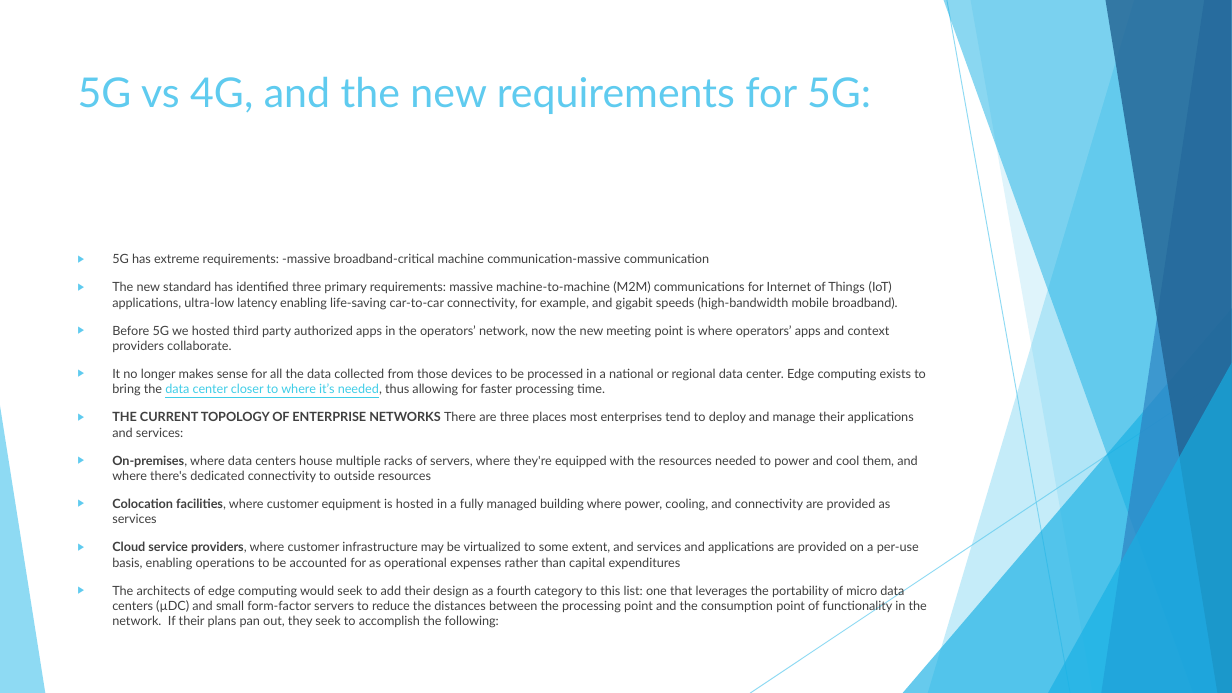
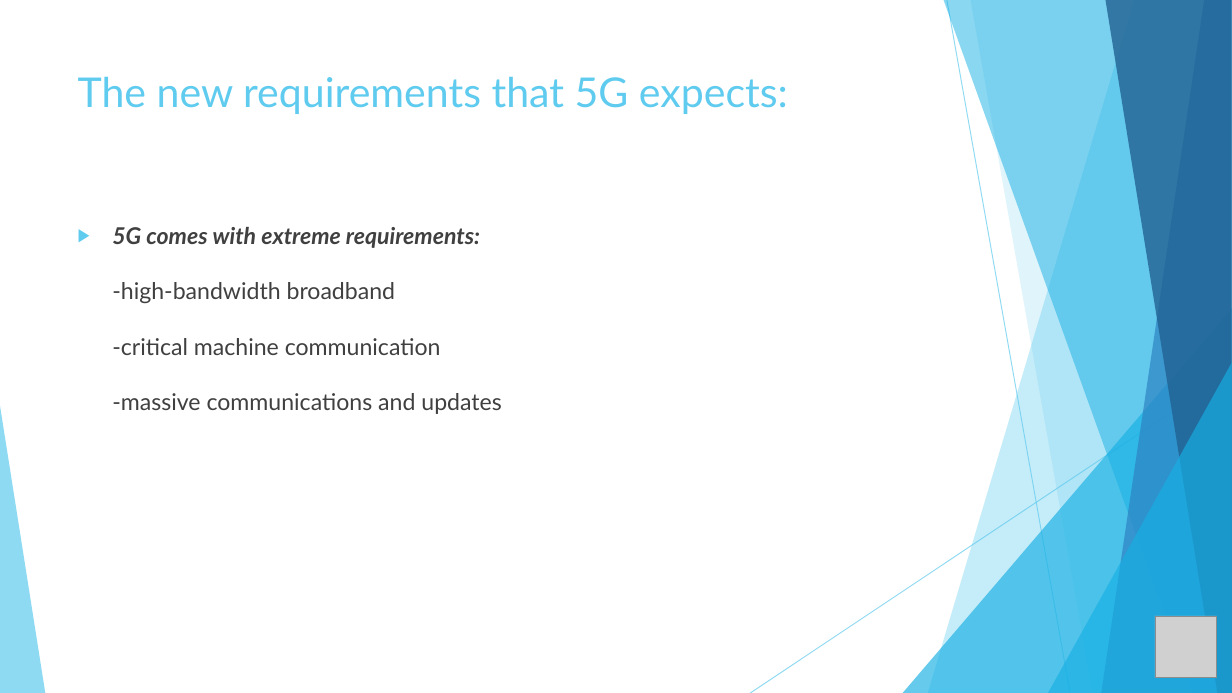
Before and after one commit to IliasBarmpar/Edge-Computing-and-Edge-Caching-Presentation-uni-course, a slide deck: slide 3 of Παρουσίαση Edge Computing & Edge Caching.pptx. Drawn at 1232x693 pixels with LibreOffice and Linux fonts; fonts in the diff are those of the drawing; grey boxes stand for pictures. Boxes give left, top, right and bottom in pixels: in the first picture for what was removed or moved away, otherwise in the second. Text is boxed around its words. In the diff, an @@ line names an element or a change of style, - is before the commit and + after.

```diff
--- a/Παρουσίαση Edge Computing & Edge Caching.pptx
+++ b/Παρουσίαση Edge Computing & Edge Caching.pptx
@@ title at (x1=78, y1=76, x2=788, y2=114): text changed @@
-5G vs 4G, and the new requirements for 5G:
+The new requirements that 5G expects:
@@ text at (x1=112, y1=227, x2=501, y2=414): text changed; size 9.9 to 18 pt @@
-▶ 5G has extreme requirements: -massive broadband-critical machine communication-massive communication
-▶ The new standard has identified three primary requirements: massive machine-to-machine (M2M) communications for Internet of Things (IoT) applications, ultra-low latency enabling life-saving car-to-car connectivity, for example, and gigabit speeds (high-bandwidth mobile broadband).
-▶ Before 5G we hosted third party authorized apps in the operators’ network, now the new meeting point is where operators’ apps and context providers collaborate.
-▶ It no longer makes sense for all the data collected from those devices to be processed in a national or regional data center. Edge computing exists to bring the data center closer to where it’s needed, thus allowing for faster processing time.
-▶ THE CURRENT TOPOLOGY OF ENTERPRISE NETWORKS There are three places most enterprises tend to deploy and manage their applications and services:
-▶ On-premises, where data centers house multiple racks of servers, where they're equipped with the resources needed to power and cool them, and where there's dedicated connectivity to outside resources
-▶ Colocation facilities, where customer equipment is hosted in a fully managed building where power, cooling, and connectivity are provided as services
-▶ Cloud service providers, where customer infrastructure may be virtualized to some extent, and services and applications are provided on a per-use basis, enabling operations to be accounted for as operational expenses rather than capital expenditures
-▶ The architects of edge computing would seek to add their design as a fourth category to this list: one that leverages the portability of micro data centers (µDC) and small form-factor servers to reduce the distances between the processing point and the consumption point of functionality in the network. If their plans pan out, they seek to accomplish the following:
+▶ 5G comes with extreme requirements:
+  -high-bandwidth broadband
+  -critical machine communication
+  -massive communications and updates
@@ picture added at (x1=1155, y1=616, x2=1217, y2=678) @@
```
Also in this commit, not shown: 2 other slides changed, 4 slides added, 8 slides removed, 2 other files.
